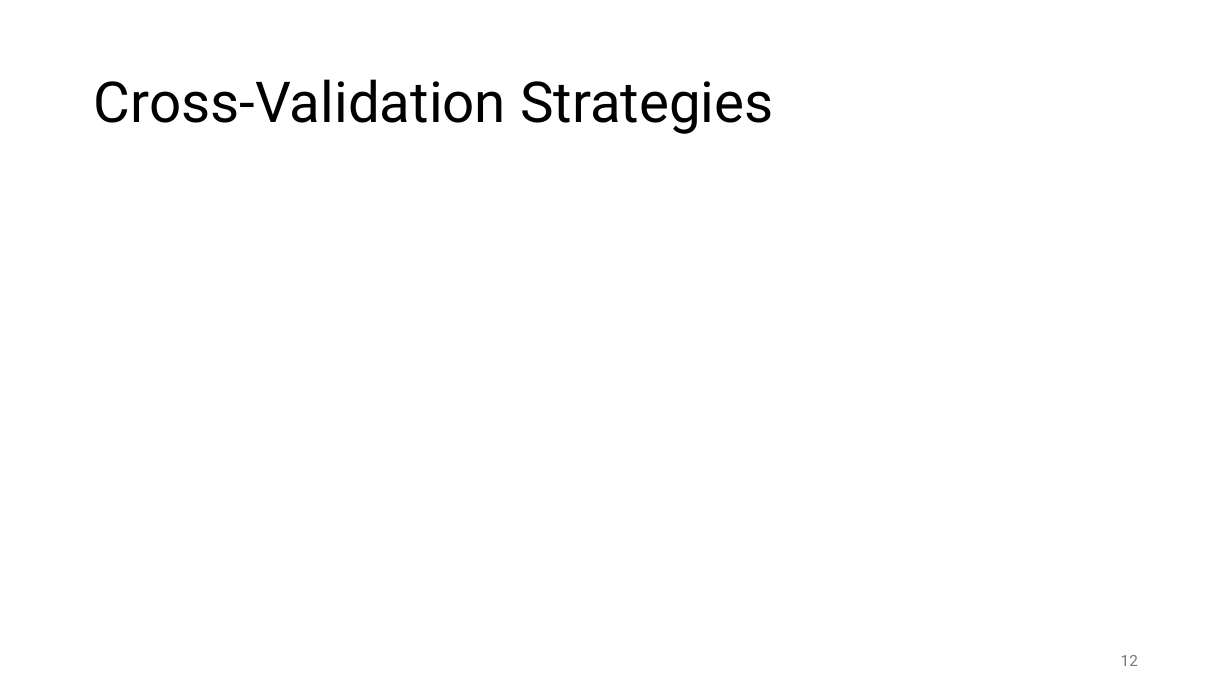
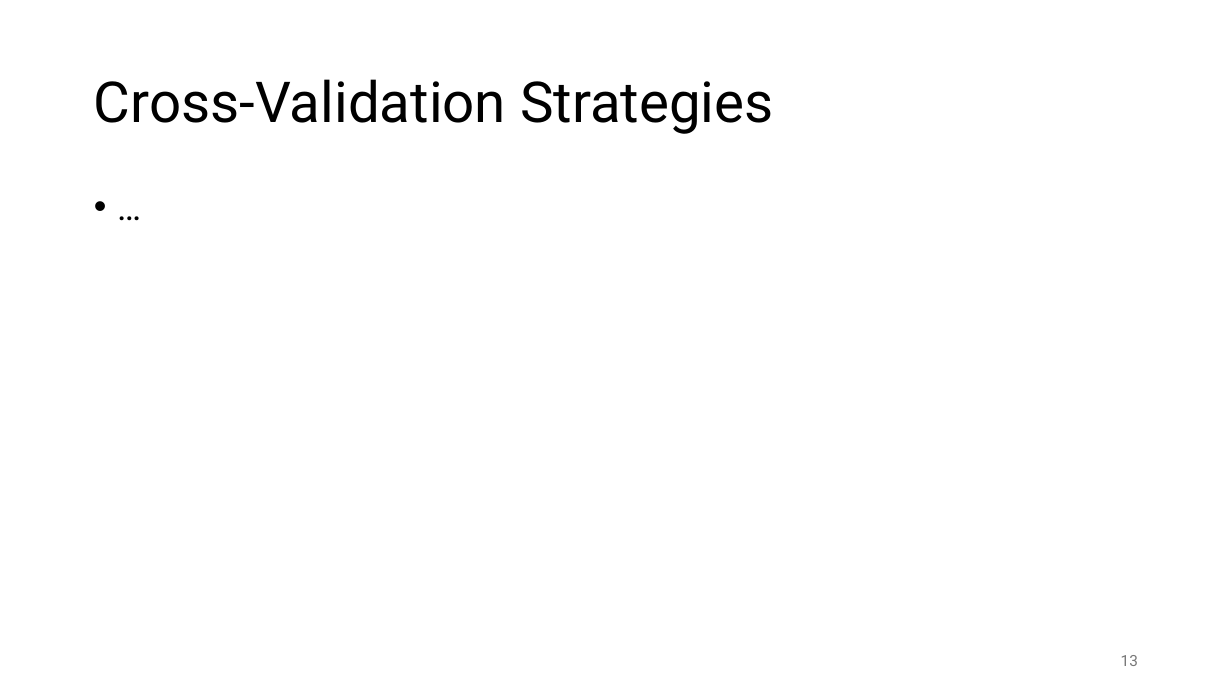
Before and after one commit to FelixWick/data_science, a slide deck: slide 13 of slides/7_model_evaluation.pptx (slide 12 before the commit). Drawn at 1232x693 pixels with LibreOffice and Linux fonts; fonts in the diff are those of the drawing. Boxes give left, top, right and bottom in pixels: in the first picture for what was removed or moved away, otherwise in the second. Text is boxed around its words. In the diff, an @@ line names an element or a change of style, - is before the commit and + after.

```diff
--- a/slides/7_model_evaluation.pptx
+++ b/slides/7_model_evaluation.pptx
@@ text added at <box>85,185,1148,625</box>, 28 pt, text #000000 @@
+• …
@@ page number at <box>1121,655,1138,666</box>: text changed @@
-12
+13
```
Also in this commit, not shown: 4 other slides changed, 1 slide added, 1 slide removed, 5 other files.
